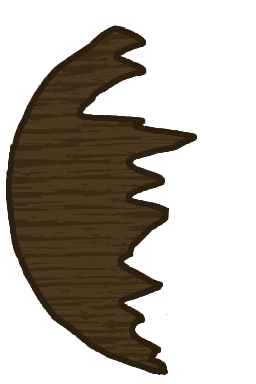
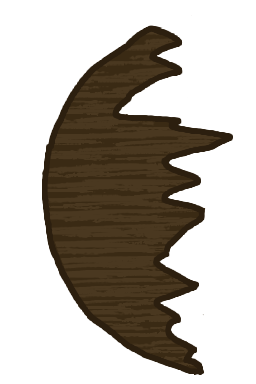
Two versions of the same layered image (w=256, h=384). Layer-by-layer changes:
painted on "cm color" over [6, 25, 233, 375]
painted on "cm color #1" over [6, 15, 229, 375]
painted on "Background" over [9, 27, 232, 372]
